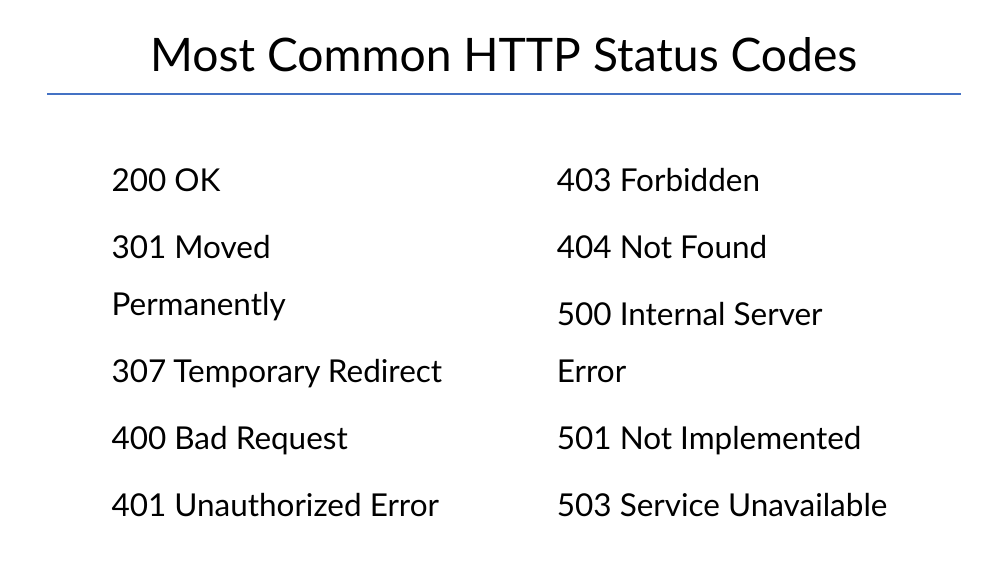
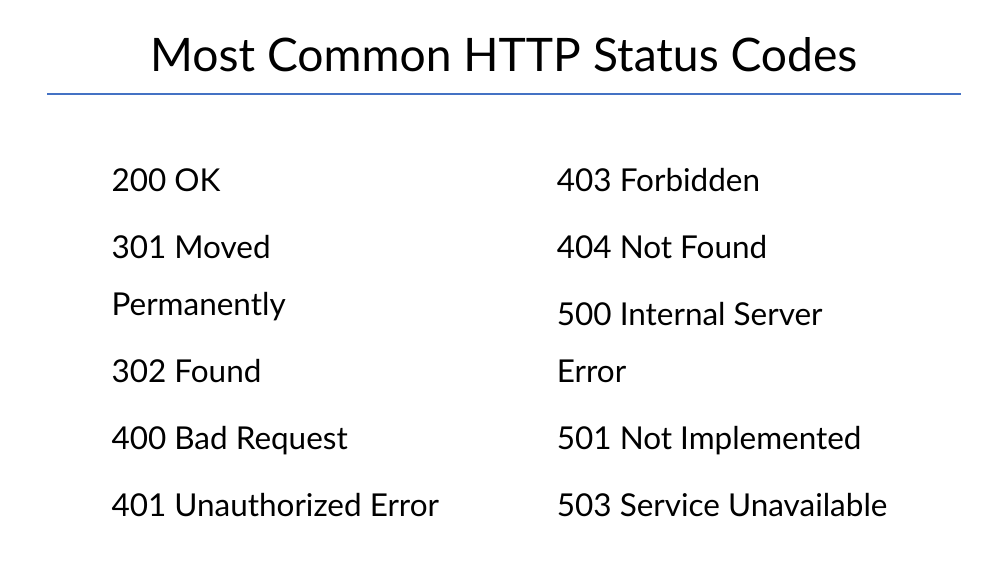
Before and after one commit to Garnik94/Levelup_presentations, a slide deck: slide 14 of Http/Http_presentation.pptx (slide 15 before the commit). Drawn at 1008x567 pixels with LibreOffice and Linux fonts; fonts in the diff are those of the drawing. Boxes give left, top, right and bottom in pixels: in the first picture for what was removed or moved away, otherwise in the second. Text is boxed around its words. In the diff, an @@ line names an element or a change of style, - is before the commit and + after.

```diff
--- a/Http/Http_presentation.pptx
+++ b/Http/Http_presentation.pptx
@@ text at (x1=112, y1=358, x2=261, y2=383): text changed @@
-307 Temporary Redirect
+302 Found
```
Also in this commit, not shown: 4 other slides changed, 2 slides removed, 2 other files.
